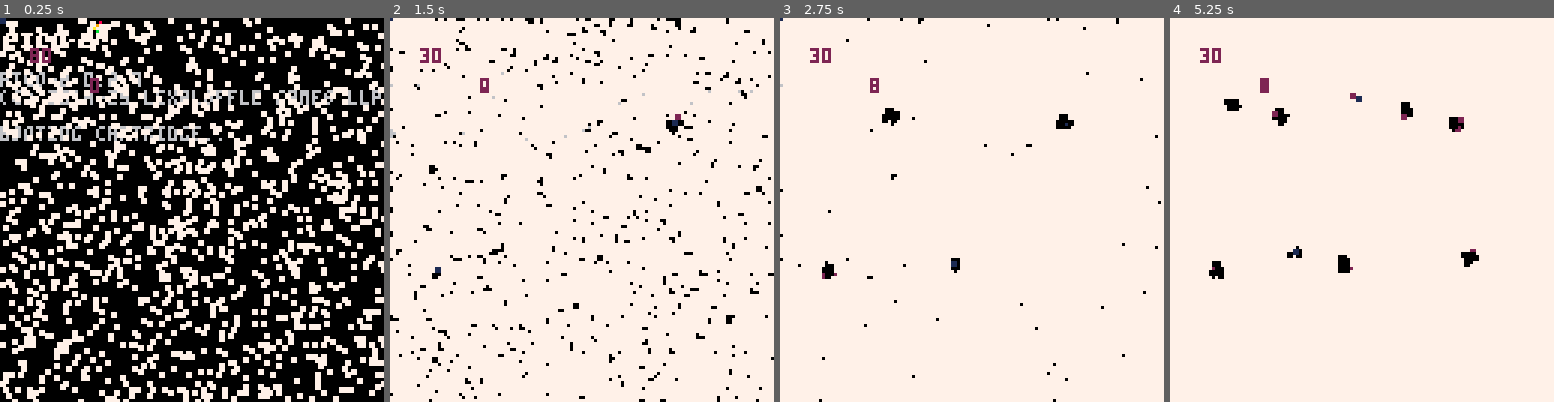
Above: before the commit, frames 1-4 (left to right).
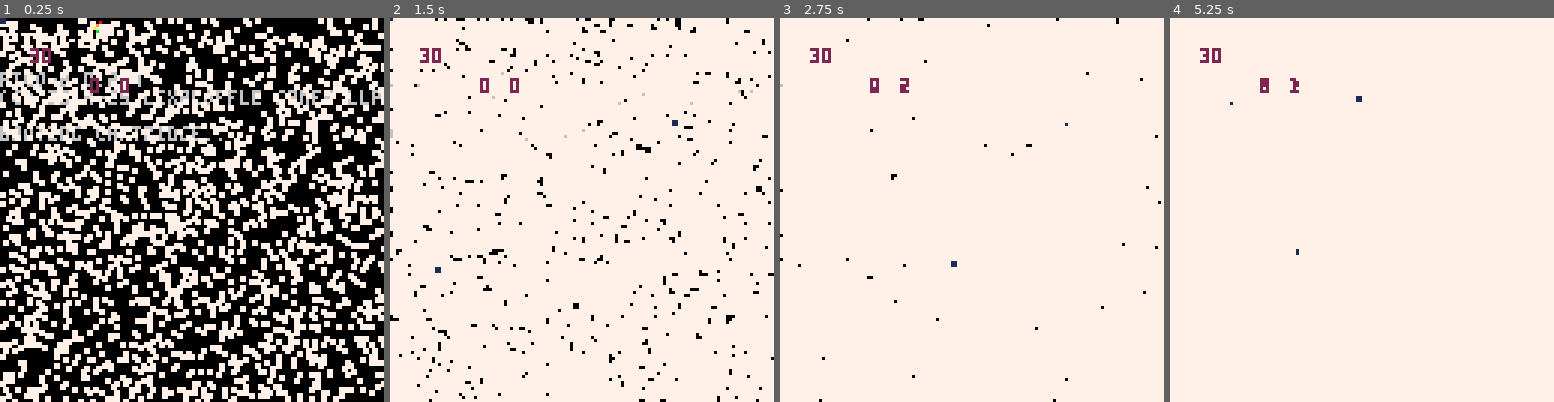
Above: after the commit, the same moments.

Repository: danslocombe/blobpaint-pico8
Game: PICO-8 cartridge blobpaint.p8
Same seed, same stepped clock (60 frames per second), same inputs: the game is played once before the commit and once after it.
Inputs (mouse positions are in pixels of both pictures, inside the frame that each line leads up to):
- Up to frame 1 (0.25 s): no input
- Up to frame 2 (1.5 s): click (670, 121) at 0.67 s; click (436, 267) at 1.22 s
- Up to frame 3 (2.75 s): hold Right 1.6-2.1 s; click (887, 114) at 1.77 s; click (952, 259) at 2.32 s; hold Right from 2.47 s (still down)
- Up to frame 4 (5.25 s): click (1404, 106) at 2.87 s; release Right at 3.03 s; hold Left 3.08-3.58 s; click (1465, 256) at 3.42 s; click (1231, 102) at 3.97 s; hold Right 4.02-4.68 s; click (1292, 248) at 4.52 s; click (1354, 94) at 5.07 s; hold Left from 5.08 s (still down)

The runs differ from the first frame. In frame 1, 11% of the frame differs, in the area x 0-100%, y 0-100%; in frame 2, 0.9%; in frame 3, 0.6%; in frame 4, 1.1%.

Commit message:
Colours but slow

Diff:
--- a/blobpaint.p8
+++ b/blobpaint.p8
@@ -3,6 +3,11 @@
 __lua__
 
 field = {}
+
+red = {}
+green = {}
+blue = {}
+
 t = 0
 
 function sqr(x)
@@ -10,19 +15,56 @@
 end
 
 function _init()
-  for y = 0,128 do
-    field[y] = {}
-    for x = 0,128 do
-      local dist = sqrt(sqr(64 - x) + sqr(64 - y))
-      --field[y][x] = dist
-      field[y][x] = 0
+  local to_init = {}
+  add(to_init, red)
+  add(to_init, blue)
+  add(to_init, green)
+  add(to_init, field)
+
+  for i,f in pairs(to_init) do
+    for y = 0,128 do
+      f[y] = {}
+      for x = 0,128 do
+        --local dist = sqrt(sqr(64 - x) + sqr(64 - y))
+        --field[y][x] = dist
+        f[y][x] = 0
+      end
     end
   end
 
   poke(0x5F2D, 1)
 end
 
+col = 0
+
+function get_field()
+  if col == 0 then
+    return red
+  elseif col == 1 then
+    return green
+  elseif col == 2 then
+    return blue
+  end
+end
+
+function get_other_fields()
+  if col == 0 then
+    return { green, blue}
+  elseif col == 1 then
+    return { red, blue}
+  elseif col == 2 then
+    return { red, green}
+  end
+end
+
 function _update60()
+  if btnp(0) then
+    col = (col - 1) % 3
+  end
+  if btnp(1) then
+    col = (col + 1) % 3
+  end
+
   t += 1
   local left_pressed = band(1, stat(34)) != 0
   local right_pressed = band(2, stat(34)) != 0
@@ -32,12 +74,12 @@
     local c_y = stat(33)
 
     local maxrad = 12
-    local k = 30
+    local k = 3
     local mult = 0
     if left_pressed then
       mult = k
     elseif right_pressed then
-      mult = -k
+      mult = -2*k
     end
 
     local x_min = max(0, c_x - maxrad)
@@ -45,10 +87,21 @@
     local y_min = max(0, c_y - maxrad)
     local y_max = min(127, c_y + maxrad)
 
+    local to_write = get_field()
+    local other_fields = get_other_fields()
+
     for y = y_min,y_max do
       for x = x_min,x_max do
-        local dist = sqr(c_x - x) + sqr(c_y - y)
-        field[y][x] += (1 / (0.5 + dist)) * mult
+        local dist = sqrt(sqr(c_x - x) + sqr(c_y - y))
+        local delta = (1 / (1 + dist)) * mult
+        local new = to_write[y][x] + delta
+        to_write[y][x] = max(0, min(100, new))
+
+        for i,other_field in pairs(other_fields) do
+          local new = other_field[y][x] - delta
+          other_field[y][x] = max(0, min(100, new))
+        end
+
       end
     end
   end
@@ -71,17 +124,35 @@
           y += 1
         end
 
-        local f = field[y][x]
+        local r = red[y][x]
+        local g = green[y][x]
+
         local col = 7
-        if abs(f - thresh) < 1 then
-          col = 2
+
+        local maxval = max(r, g)
+
+        if abs(maxval - thresh) < 1 then
+          col = 0
+        elseif maxval > thresh then
+          if rnd(r + g) < r then
+          --if r > g then
+            col = 14
+          else
+            col = 13
+          end
         end
 
-        if f > thresh then
-          if rnd() < 0.995 then
-            col = 0
-          end
-        end
+        --local f = field[y][x]
+        --local col = 7
+        --if abs(f - thresh) < 1 then
+        --  col = 2
+        --end
+
+        --if f > thresh then
+        --  if rnd() < 0.995 then
+        --    col = 0
+        --  end
+        --end
 
         rectfill(x, y, x+1, y+1, col)
       end
@@ -108,6 +179,8 @@
   --end
 
   print(stat(34), 30, 20, 2)
+
+  print(col, 40, 20, 2)
 end
 
 __gfx__
